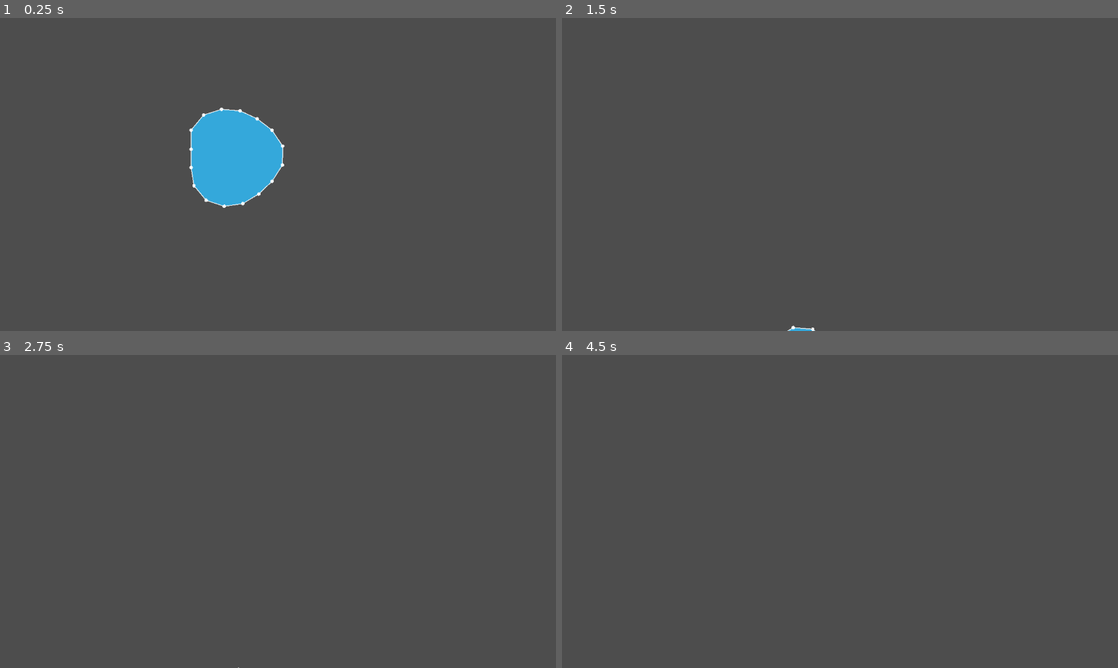
Above: before the commit, frames 1-4 (two rows, left to right).
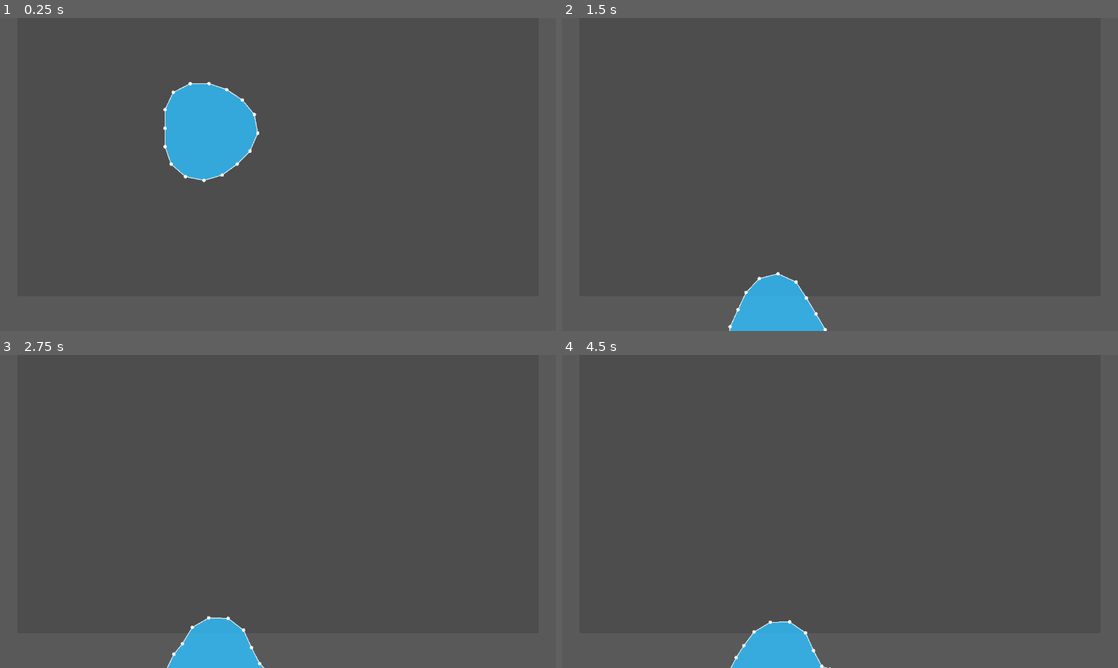
Above: after the commit, the same moments.

Repository: gabrielburd8-lgtm/Softbody-physics-demo
Game: Godot game, scene res://main.tscn
Two runs of this game, one before a commit and one after it. Both use one fixed random seed, a clock stepped at 60 frames per second and the inputs below.
Inputs (mouse positions are in pixels of both pictures, inside the frame that each line leads up to):
- Up to frame 1 (0.25 s): no input
- Up to frame 2 (1.5 s): move the mouse to (962, 158) at 0.52 s; click (962, 158) at 0.67 s; move the mouse to (728, 190) at 1.27 s; click (728, 190) at 1.42 s
- Up to frame 3 (2.75 s): move the mouse to (333, 442) at 2.02 s; click (333, 442) at 2.17 s
- Up to frame 4 (4.5 s): move the mouse to (812, 574) at 2.77 s; click (812, 574) at 2.92 s; move the mouse to (1006, 558) at 3.52 s; click (1006, 558) at 3.67 s; move the mouse to (673, 464) at 4.27 s; click (673, 464) at 4.42 s

The runs differ from the first frame. In frame 1, 4.2% of the frame differs, in the area x 29-52%, y 20-61%; in frame 2, 2.2%; in frame 3, 1.9%; in frame 4, 1.8%.

Commit message:
Add a visible floor and wall boundary and spawn the soft body inside the screen.

Diff:
--- a/scripts/Main.gd
+++ b/scripts/Main.gd
@@ -5,37 +5,20 @@
 var soft_body: SoftBodyBall
 
 func _ready() -> void:
-	create_static_floor()
-	create_static_wall()
-
 	soft_body = SoftBodyBall.new()
-	soft_body.position = Vector2(360.0, 180.0)
-	soft_body.ground_y = 700.0
-	soft_body.wall_left = 80.0
-	soft_body.wall_right = 1160.0
+	soft_body.position = Vector2(350.0, 120.0)
+	soft_body.ground_y = 640.0
+	soft_body.wall_left = 30.0
+	soft_body.wall_right = 1250.0
 	add_child(soft_body)
 
-func create_static_floor() -> void:
-	var floor_body = StaticBody2D.new()
-	floor_body.position = Vector2(640.0, 720.0)
-	var shape = CollisionShape2D.new()
-	var rect = RectangleShape2D.new()
-	rect.size = Vector2(1280.0, 40.0)
-	shape.shape = rect
-	floor_body.add_child(shape)
-	add_child(floor_body)
-
-func create_static_wall() -> void:
-	var wall_body = StaticBody2D.new()
-	wall_body.position = Vector2(1120.0, 400.0)
-	var shape = CollisionShape2D.new()
-	var rect = RectangleShape2D.new()
-	rect.size = Vector2(40.0, 760.0)
-	shape.shape = rect
-	wall_body.add_child(shape)
-	add_child(wall_body)
+func _draw() -> void:
+	# Floor and walls are drawn as visible boundaries for the soft body.
+	draw_rect(Rect2(0, 640, 1280, 80), Color(0.35, 0.35, 0.35))
+	draw_rect(Rect2(0, 0, 40, 720), Color(0.35, 0.35, 0.35))
+	draw_rect(Rect2(1240, 0, 40, 720), Color(0.35, 0.35, 0.35))
 
 func _input(event: InputEvent) -> void:
 	if event is InputEventMouseButton and event.pressed and event.button_index == MOUSE_BUTTON_LEFT:
 		if soft_body:
-			soft_body.hit_at(get_global_mouse_position(), 450.0)
+			soft_body.hit_at(get_global_mouse_position(), 500.0)
